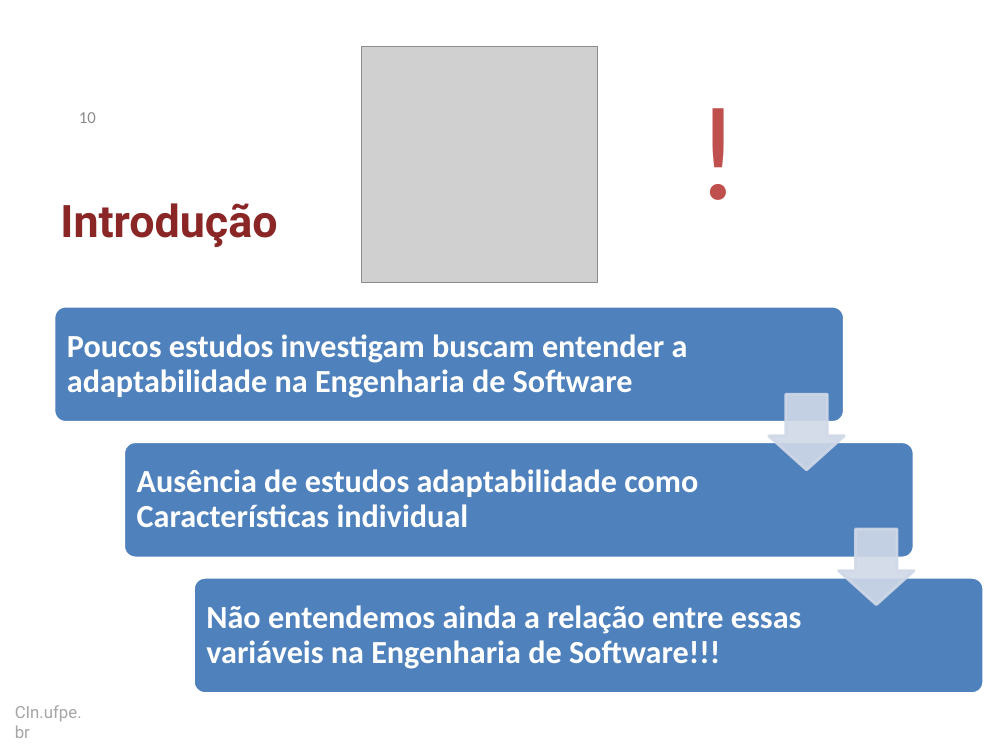
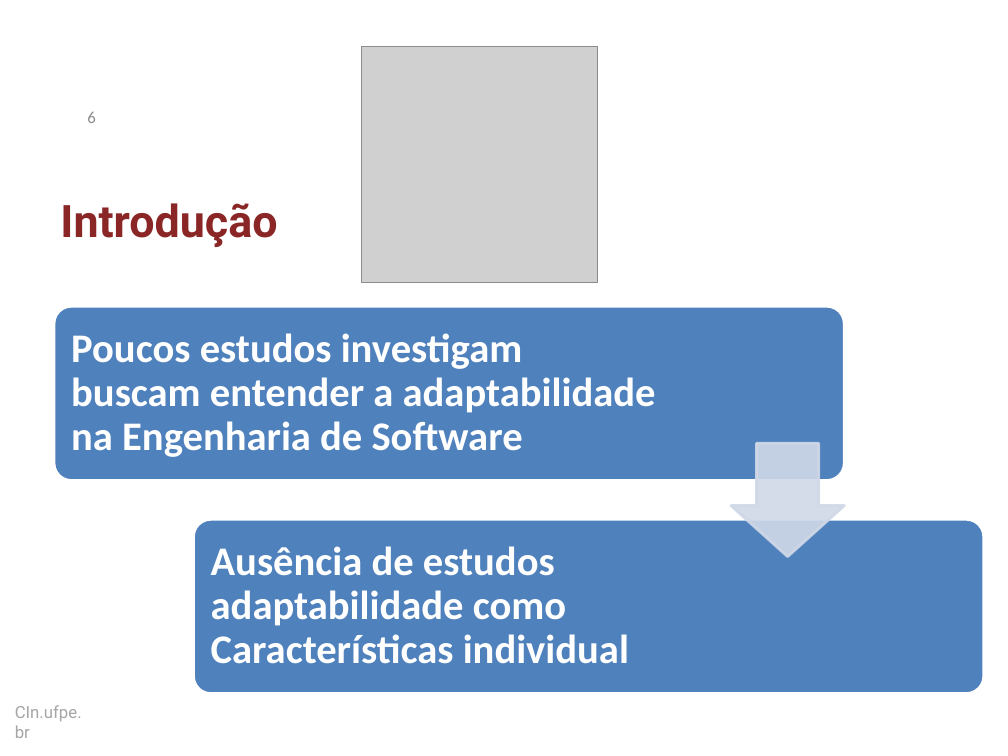
Before and after one commit to dan1lo/doutoradoR, a slide deck: slide 6 of apresentacao doutorado simplificado.pptx (slide 10 before the commit). Drawn at 1008x756 pixels with LibreOffice and Linux fonts; fonts in the diff are those of the drawing; grey boxes stand for pictures; background and template pictures are left out. Boxes give left, top, right and bottom in pixels: in the first picture for what was removed or moved away, otherwise in the second. Text is boxed around its words. In the diff, an @@ line names an element or a change of style, - is before the commit and + after.

Commit message:
atualização na introdução
atualizar introdução

```diff
--- a/apresentacao doutorado simplificado.pptx
+++ b/apresentacao doutorado simplificado.pptx
@@ text removed at [686, 60, 984, 234] @@
-!
@@ page number at [87, 112, 95, 123]: text changed @@
-10
+6
@@ rounded rectangle: place and size @@
-rounded rectangle at [54, 306, 845, 422]
+rounded rectangle at [54, 306, 845, 481]
@@ text "Poucos estudos investigam buscam entender ..." at [71, 333, 656, 457]: size 23 to 29 pt; more space between paragraphs @@
@@ rounded rectangle removed at [124, 442, 914, 557] @@
@@ down arrow: place and size @@
-down arrow at [769, 394, 845, 470]
+down arrow at [731, 444, 844, 556]
@@ rounded rectangle: place and size @@
-rounded rectangle at [194, 578, 984, 694]
+rounded rectangle at [194, 519, 984, 694]
@@ text "Ausência de estudos adaptabilidade como ..." at [211, 546, 629, 664]: size 23 to 29 pt; more space between paragraphs @@
@@ text "Ausência de estudos adaptabilidade como ...": place and size @@
-text "Ausência de estudos adaptabilidade como ..." at [137, 469, 698, 527]
+text "Ausência de estudos adaptabilidade como ..." at [211, 546, 629, 664]
@@ down arrow removed at [839, 529, 914, 605] @@
@@ text removed at [206, 605, 802, 669] @@
-Não entendemos ainda a relação entre essas variáveis na Engenharia de Software!!!
```
Also in this commit, not shown: 2 slides added.
